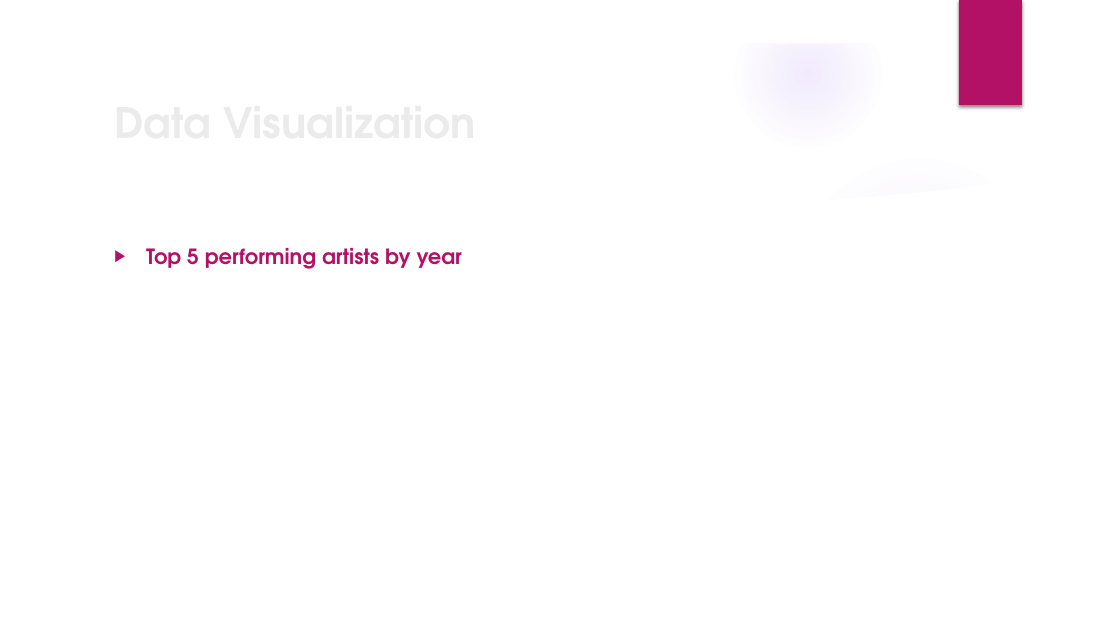
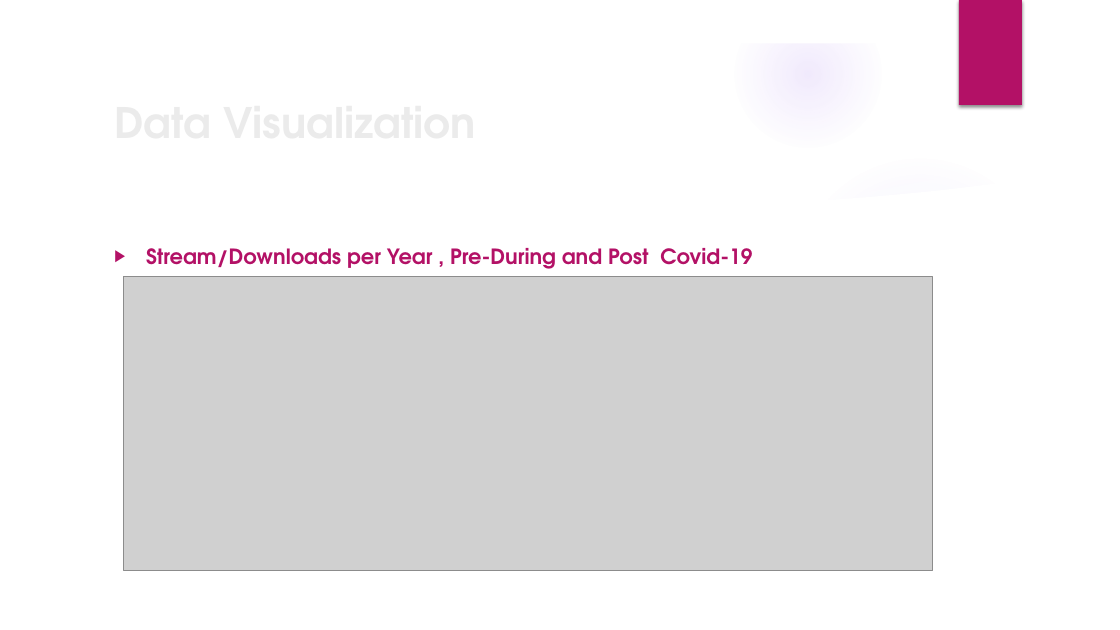
Before and after one commit to The-Music-Notes/Music_Data, a slide deck: slide 11 of Music Notes 2024.pptx. Drawn at 1120x630 pixels with LibreOffice and Linux fonts; fonts in the diff are those of the drawing; grey boxes stand for pictures; background and template pictures are left out. Boxes give left, top, right and bottom in pixels: in the first picture for what was removed or moved away, otherwise in the second. Text is boxed around its words. In the diff, an @@ line names an element or a change of style, - is before the commit and + after.

```diff
--- a/Music Notes 2024.pptx
+++ b/Music Notes 2024.pptx
@@ text at [146, 248, 752, 269]: text changed @@
-▶ Top 5 performing artists by year
+▶ Stream/Downloads per Year , Pre-During and Post Covid-19
@@ picture added at [124, 276, 933, 571] @@
```
Also in this commit, not shown: 2 other slides changed, 2 slides added, 2 slides removed, 11 other files.
